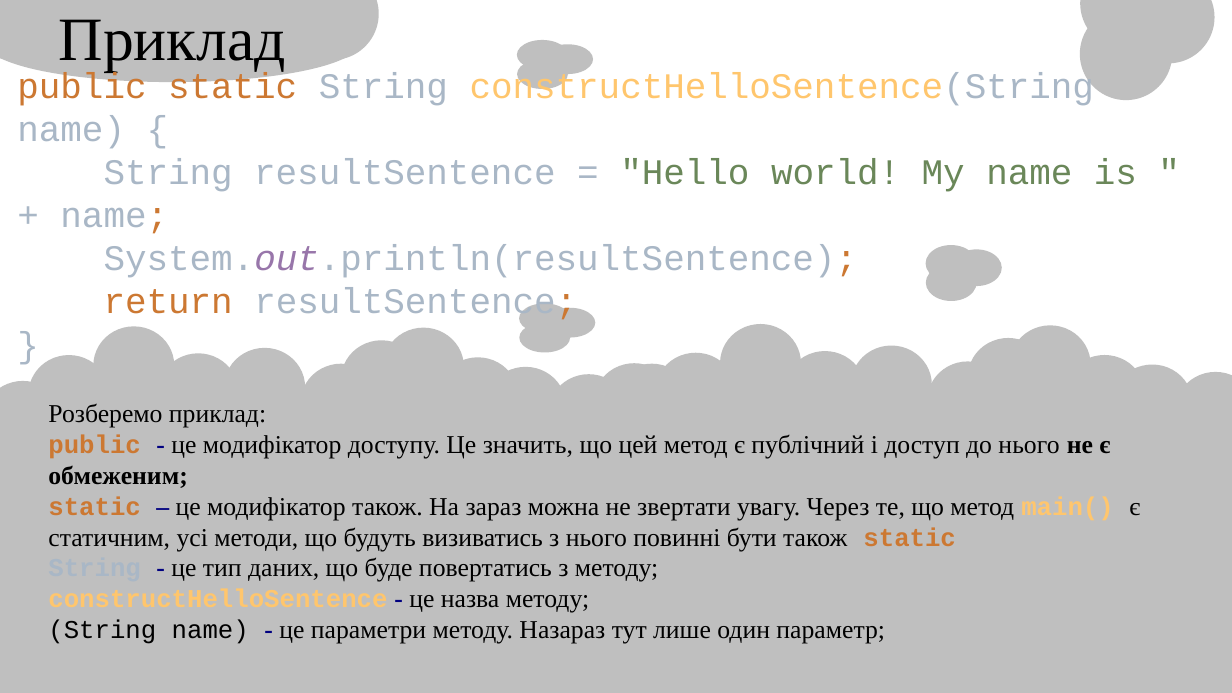
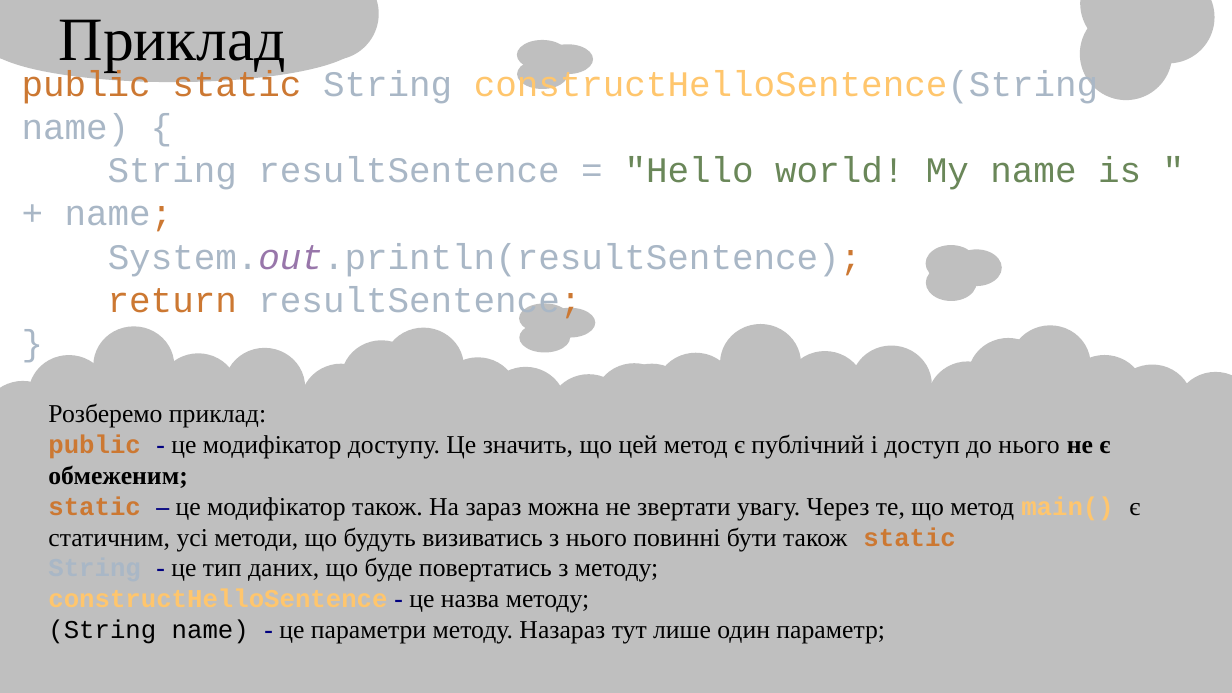
Before and after one commit to arg3ntuum/JavaCourse, a slide deck: slide 4 of Java Урок 5 Методи.pptx. Drawn at 1232x693 pixels with LibreOffice and Linux fonts; fonts in the diff are those of the drawing. Boxes give left, top, right and bottom in pixels: in the first picture for what was removed or moved away, otherwise in the second. Text is boxed around its words. In the diff, an @@ line names an element or a change of style, - is before the commit and + after.

```diff
--- a/Java Урок 5 Методи.pptx
+++ b/Java Урок 5 Методи.pptx
@@ text "public static String constructHelloSentence(String name) ...": place and size @@
-text "public static String constructHelloSentence(String name) ..." at (17,72,1137,324)
+text "public static String constructHelloSentence(String name) ..." at (22,71,1141,322)
```
Also in this commit, not shown: 11 other files.
